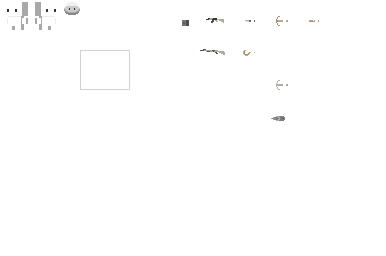
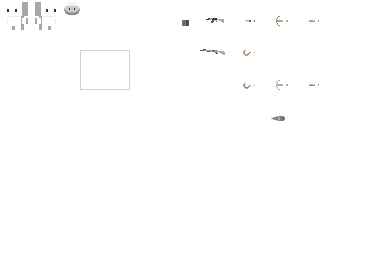
Before/after of a 386 x 256 layered artwork. What changed in the layer stack:
added layer "iron_sickle" above "bronze_sickle" over (243, 83, 255, 89)
added layer "iron_chisel" above "bronze_chisel" over (309, 84, 319, 86)
